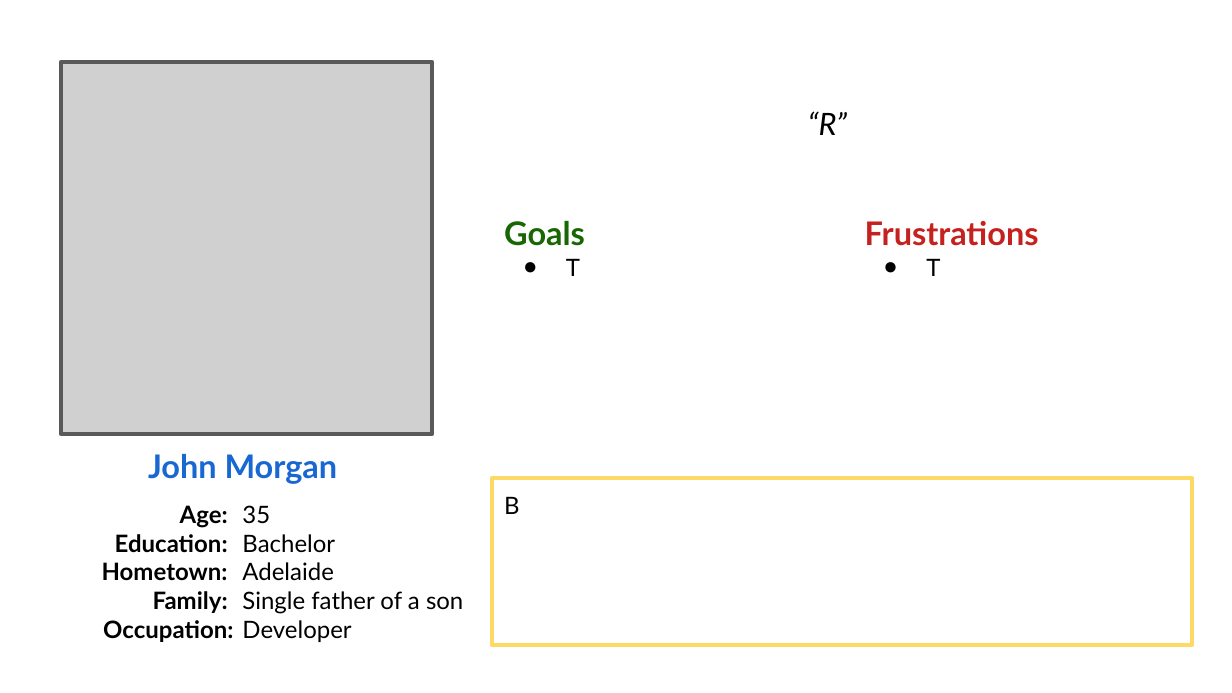
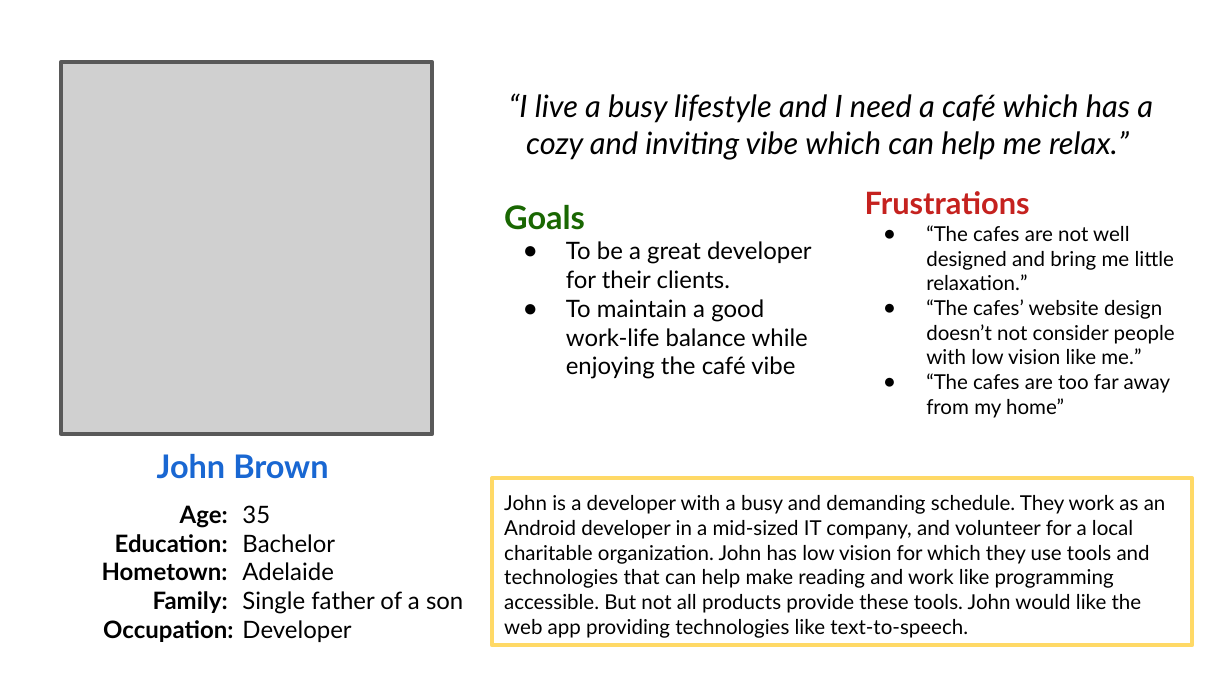
Before and after one commit to paintmr/design, a slide deck: slide 3 of Google UX Certificate Course Series 2 Start the UX Design Process Empathize, Define, and Ideate/Google UX Design Certificate-Persona Template.pptx. Drawn at 1232x693 pixels with LibreOffice and Linux fonts; fonts in the diff are those of the drawing; grey boxes stand for pictures. Boxes give left, top, right and bottom in pixels: in the first picture for what was removed or moved away, otherwise in the second. Text is boxed around its words. In the diff, an @@ line names an element or a change of style, - is before the commit and + after.

```diff
--- a/Google UX Certificate Course Series 2 Start the UX Design Process Empathize, Define, and Ideate/Google UX Design Certificate-Persona Template.pptx
+++ b/Google UX Certificate Course Series 2 Start the UX Design Process Empathize, Define, and Ideate/Google UX Design Certificate-Persona Template.pptx
@@ text at box(509, 93, 1153, 160): text changed @@
-“R”
+“I live a busy lifestyle and I need a café which has a cozy and inviting vibe which can help me relax.”
@@ text "Frustrations": place and size @@
-text "Frustrations" at box(865, 221, 1039, 276)
+text "Frustrations" at box(865, 191, 1175, 418)
@@ text "Goals": place and size @@
-text "Goals" at box(504, 221, 585, 276)
+text "Goals" at box(504, 205, 812, 379)
@@ text at box(865, 191, 1030, 215): size 19 to 18 pt in "Frustrations" @@
@@ text at box(926, 225, 1175, 418): text changed; size 14 to 12 pt @@
-● T
+● “The cafes are not well designed and bring me little relaxation.”
+● “The cafes’ website design doesn’t not consider people with low vision like me.”
+● “The cafes are too far away from my home”
@@ text at box(566, 241, 812, 379): text changed @@
-● T
+● To be a great developer for their clients.
+● To maintain a good work-life balance while enjoying the café vibe
@@ text at box(157, 454, 328, 479): text changed @@
-John Morgan
+John Brown
@@ text in rectangle at box(504, 495, 1166, 638): text changed; size 14 to 12 pt @@
-B
+John is a developer with a busy and demanding schedule. They work as an Android developer in a mid-sized IT company, and volunteer for a local charitable organization. John has low vision for which they use tools and technologies that can help make reading and work like programming accessible. But not all products provide these tools. John would like the web app providing technologies like text-to-speech.
```
Also in this commit, not shown: 1 other slide changed, 1 other file.
